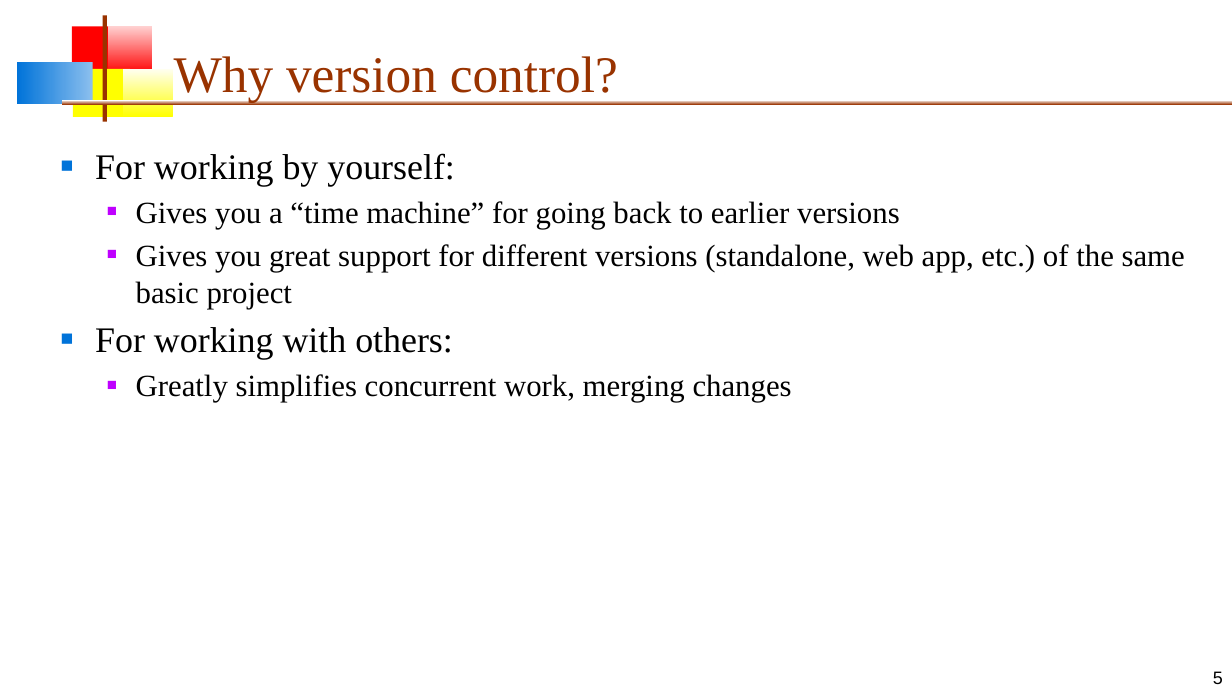
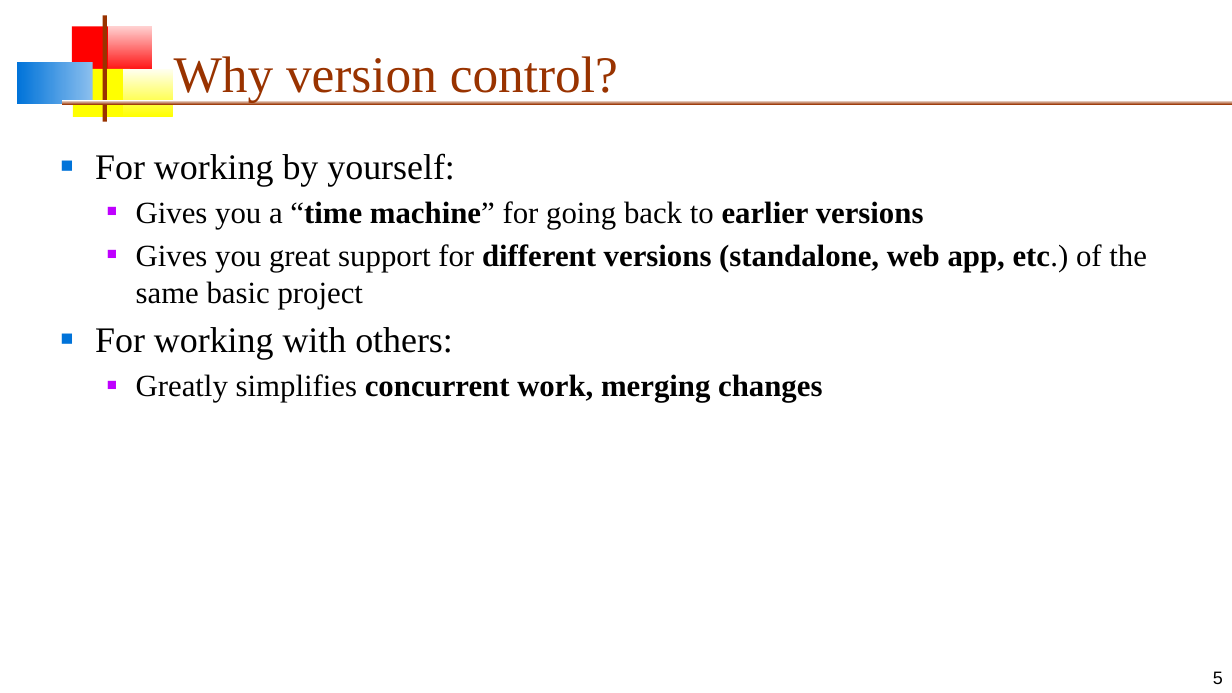
Before and after one commit to Ramprasade10/VersionControlSystem_NSOC, a slide deck: slide 5 of VersionControlSystem.odp. Drawn at 1232x693 pixels with LibreOffice and Linux fonts; fonts in the diff are those of the drawing. Boxes give left, top, right and bottom in pixels: in the first picture for what was removed or moved away, otherwise in the second. Text is boxed around its words. In the diff, an @@ line names an element or a change of style, - is before the commit and + after.

```diff
--- a/VersionControlSystem.odp
+++ b/VersionControlSystem.odp
@@ text at (136, 201, 1147, 402): bold on in "“time machine” earlier versions", "different versions (standalone, web app, etc.)", "concurrent work, merging changes" @@
```
Also in this commit, not shown: 5 other slides changed, 1 slide added, 2 slides removed, 1 other file.
